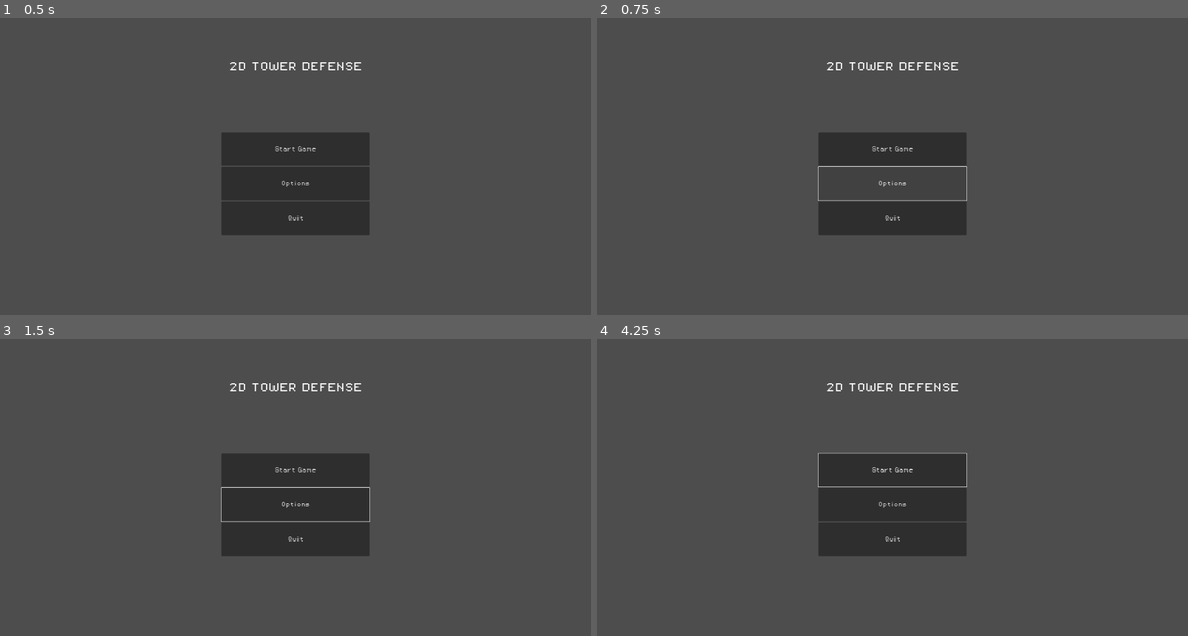
Above: before the commit, frames 1-4 (two rows, left to right).
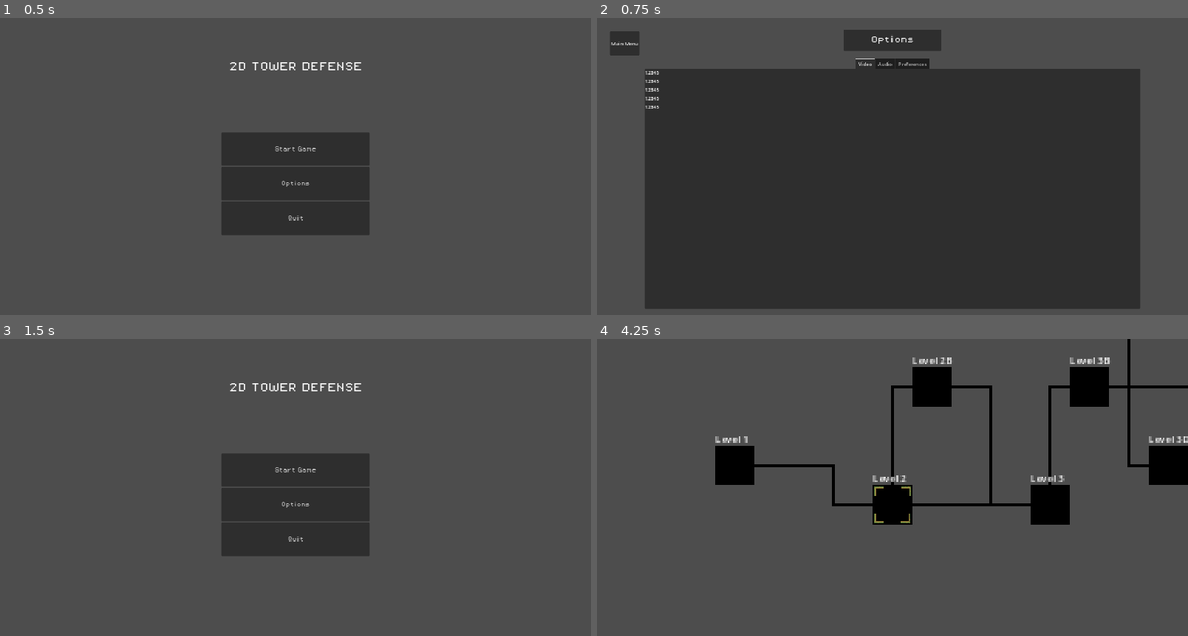
Above: after the commit, the same moments.

Repository: ConstantinBalan/2D_TowerDefense
Game: Godot game, scene res://Scenes/Levels/Menus/main_menu.tscn
The game is run twice, just before and just after one commit, with the same random seed, the same clock (stepped at 60 frames per second) and the same inputs.
Inputs (mouse positions are in pixels of both pictures, inside the frame that each line leads up to):
- Up to frame 1 (0.5 s): no input
- Up to frame 2 (0.75 s): click "Options" at 0.5 s
- Up to frame 3 (1.5 s): click (29, 365) at 1.25 s, where only the run after the commit has a clickable "Main Menu"
- Up to frame 4 (4.25 s): click "Start Game" at 2 s; click (892, 469) at 2.75 s, where only the run before the commit has a clickable "Start Game"; tap Enter (ui_accept) at 3.5, 3.77 s; move the mouse to (1022, 487) at 3.52 s; hold D (MoveRight) from 3.53 s (still down); click (1022, 487) at 3.67 s

Frame 1 is identical in both runs. In frame 2, 61% of the frame differs, in the area x 2-92%, y 3-98%; in frame 3, 0.2%; in frame 4, 15%.

Commit message:
Reorganized scene locations

Diff:
--- a/Scripts/Menu Scripts/Main Menu Scripts/Options.gd
+++ b/Scripts/Menu Scripts/Main Menu Scripts/Options.gd
@@ -12,4 +12,4 @@
 
 
 func _on_pressed():
-	get_tree().change_scene_to_file("res://Scenes/Levels/options_menu.tscn")
+	get_tree().change_scene_to_file("res://Scenes/Levels/Menus/options_menu.tscn")
--- a/Scripts/Menu Scripts/Main Menu Scripts/StartGame.gd
+++ b/Scripts/Menu Scripts/Main Menu Scripts/StartGame.gd
@@ -12,4 +12,4 @@
 
 
 func _on_pressed():
-	get_tree().change_scene_to_file("res://Scenes/Levels/world_select.tscn")
+	get_tree().change_scene_to_file("res://Scenes/Levels/Menus/world_select.tscn")
--- a/Scripts/Menu Scripts/MainMenuButton.gd
+++ b/Scripts/Menu Scripts/MainMenuButton.gd
@@ -12,4 +12,4 @@
 
 
 func _on_pressed():
-	get_tree().change_scene_to_file("res://Scenes/Levels/main_menu.tscn")
+	get_tree().change_scene_to_file("res://Scenes/Levels/Menus/main_menu.tscn")
Not shown: 3 places in Scenes/Levels/Menus/main_menu.tscn that only renumber resources
Not shown: 3 places in Scenes/Levels/Menus/options_menu.tscn that only renumber resources
